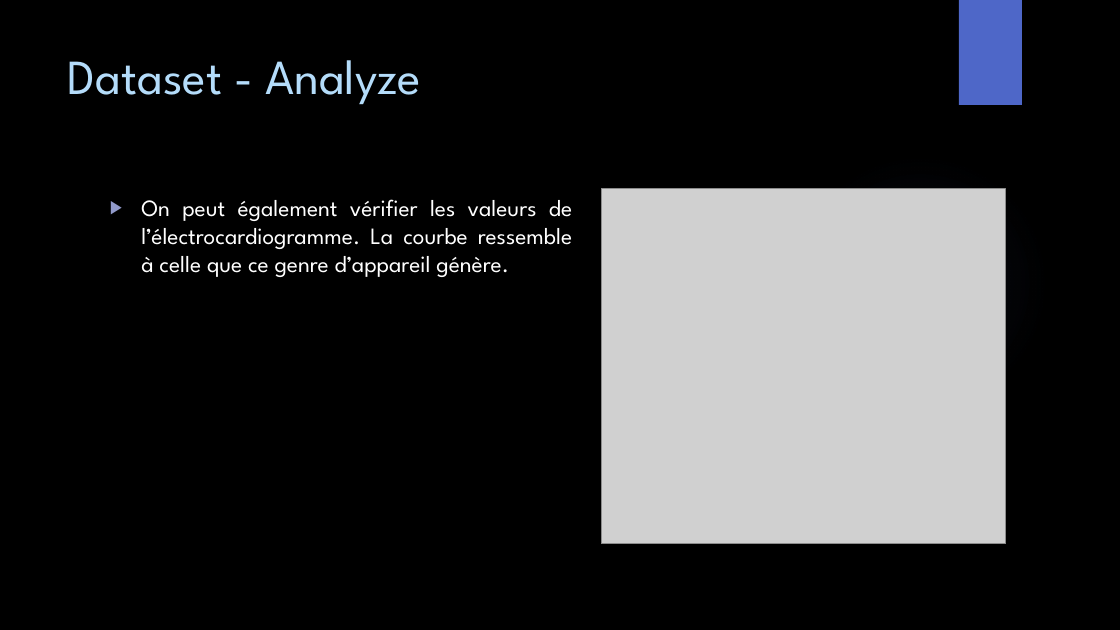
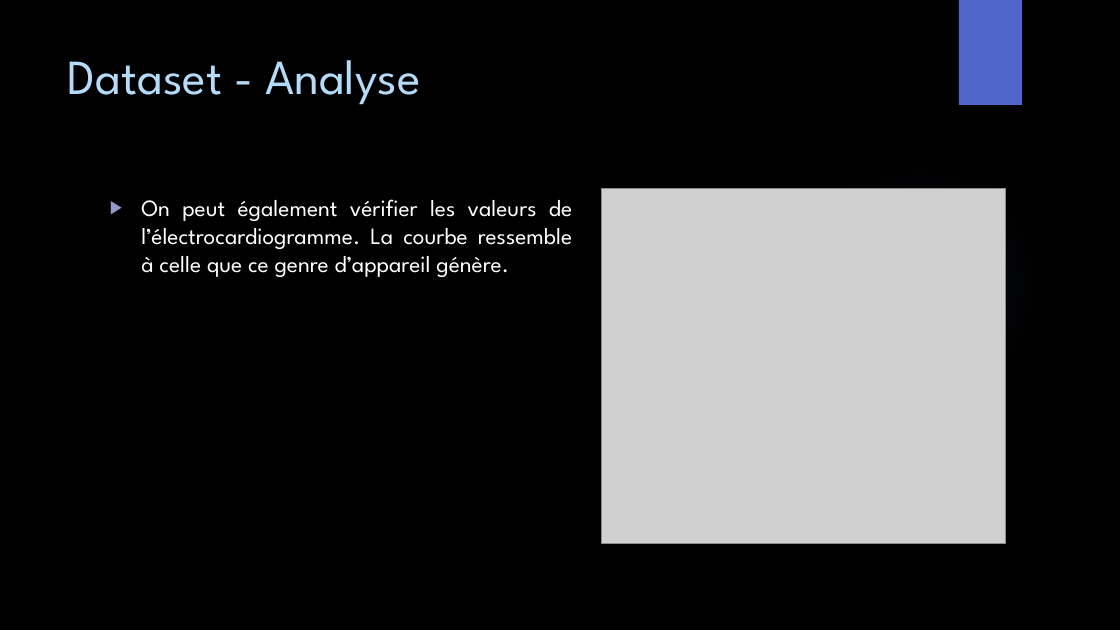
Before and after one commit to GailletLouis/Python_for_data_analysis, a slide deck: slide 14 of presentation.pptx (slide 13 before the commit). Drawn at 1120x630 pixels with LibreOffice and Linux fonts; fonts in the diff are those of the drawing; grey boxes stand for pictures; background and template pictures are left out. Boxes give left, top, right and bottom in pixels: in the first picture for what was removed or moved away, otherwise in the second. Text is boxed around its words. In the diff, an @@ line names an element or a change of style, - is before the commit and + after.

```diff
--- a/presentation.pptx
+++ b/presentation.pptx
@@ title at box(68, 60, 420, 105): text changed @@
-Dataset - Analyze
+Dataset - Analyse
```
Also in this commit, not shown: 1 other slide changed, 6 slides added, 1 other file.
